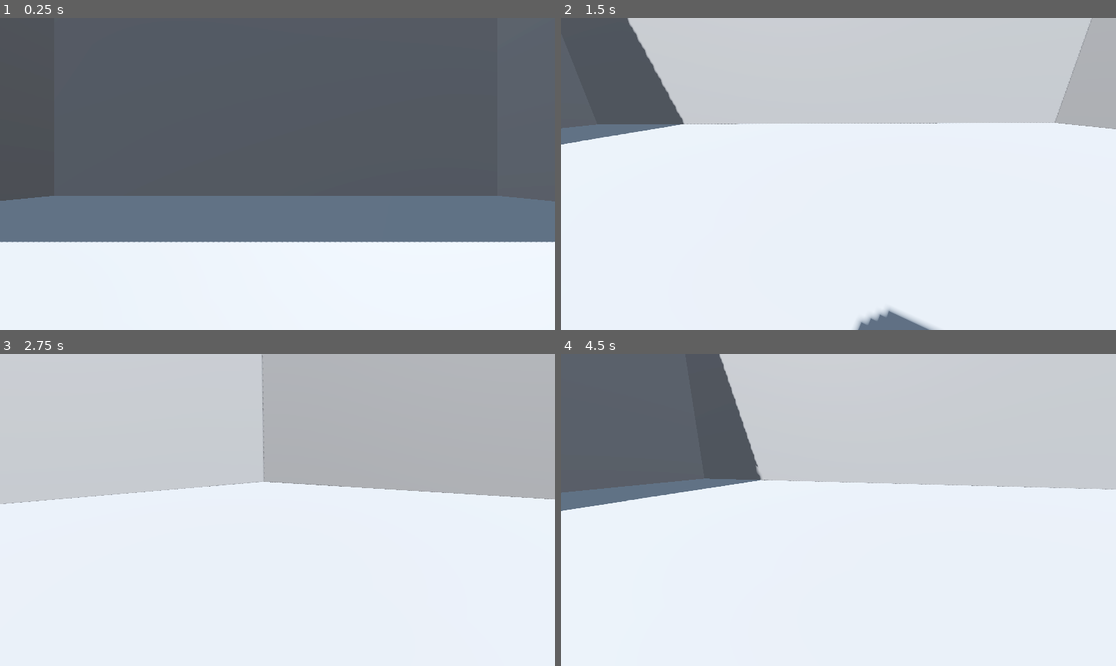
Above: before the commit, frames 1-4 (two rows, left to right).
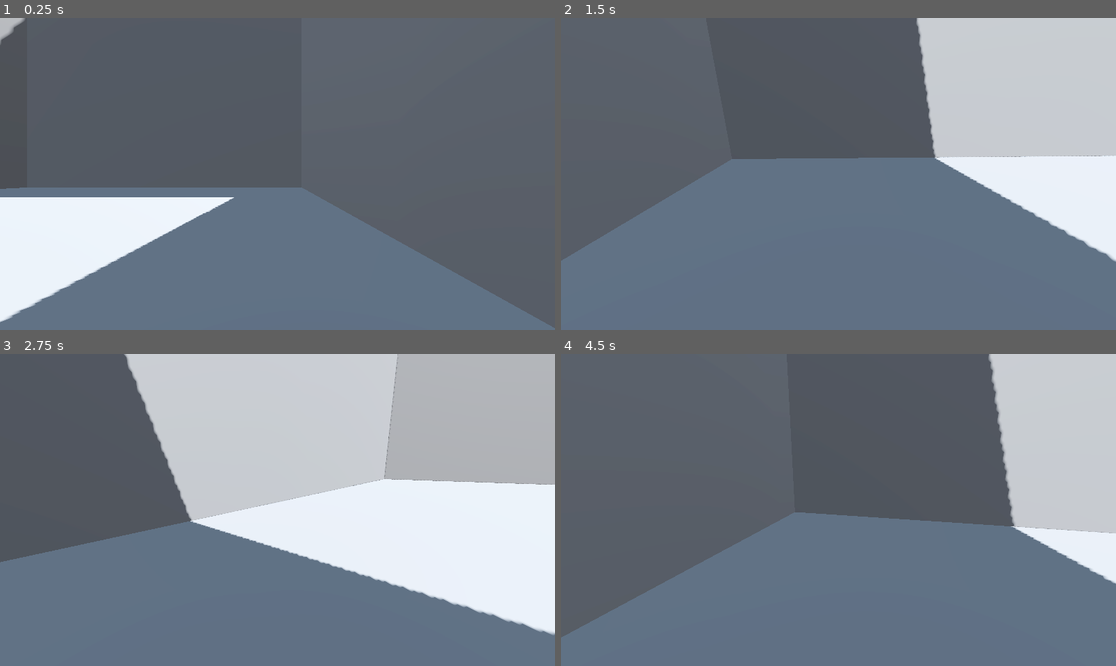
Above: after the commit, the same moments.

Repository: LeCodingOwl/split-3
Game: Godot game, scene res://main.tscn
Same seed, same stepped clock (60 frames per second), same inputs: the game is played once before the commit and once after it.
Inputs (mouse positions are in pixels of both pictures, inside the frame that each line leads up to):
- Up to frame 1 (0.25 s): no input
- Up to frame 2 (1.5 s): tap Enter (ui_accept) at 0.5, 0.77, 1.25 s; move the mouse to (960, 158) at 0.52 s; hold Right (ui_right) 0.53-1.28 s; click (960, 158) at 0.67 s; move the mouse to (810, 174) at 1.27 s; hold Up (ui_up) from 1.28 s (still down)
- Up to frame 3 (2.75 s): keep holding Up (ui_up); tap Enter (ui_accept) at 1.52, 2 s; move the mouse to (288, 503) at 2.02 s
- Up to frame 4 (4.5 s): keep holding Up (ui_up); tap Enter (ui_accept) at 2.75, 3.02, 3.5, 3.77, 4.25 s; move the mouse to (832, 516) at 2.77 s; move the mouse to (877, 513) at 3.52 s; move the mouse to (794, 506) at 4.27 s

The runs differ from the first frame. In frame 1, 37% of the frame differs, in the area x 0-100%, y 0-100%; in frame 2, 79%; in frame 3, 63%; in frame 4, 76%.

Commit message:
player spawns at random position

Diff:
--- a/Player.gd
+++ b/Player.gd
@@ -9,14 +9,17 @@
 @onready var neck := $Neck
 @onready var camera := $Neck/Camera3D
 
-var direction = Vector3.ZERO
+#var direction = Vector3.ZERO
 
 func _ready():
-	direction.x = randi() % 500
-	direction.z = randi() % 500
+	#direction.x = randi() % 500
+	#direction.z = randi() % 500
 
-	print("directionX: " + str(direction.x))
-	print("directionZ: " + str(direction.z))
+	position.x = randi() % 18
+	position.z = randi() % 18
+
+	print("position X: " + str(position.x))
+	print("position Z: " + str(position.z))
 
 func _unhandled_input(event: InputEvent) -> void:
 	if event is InputEventMouseButton:
